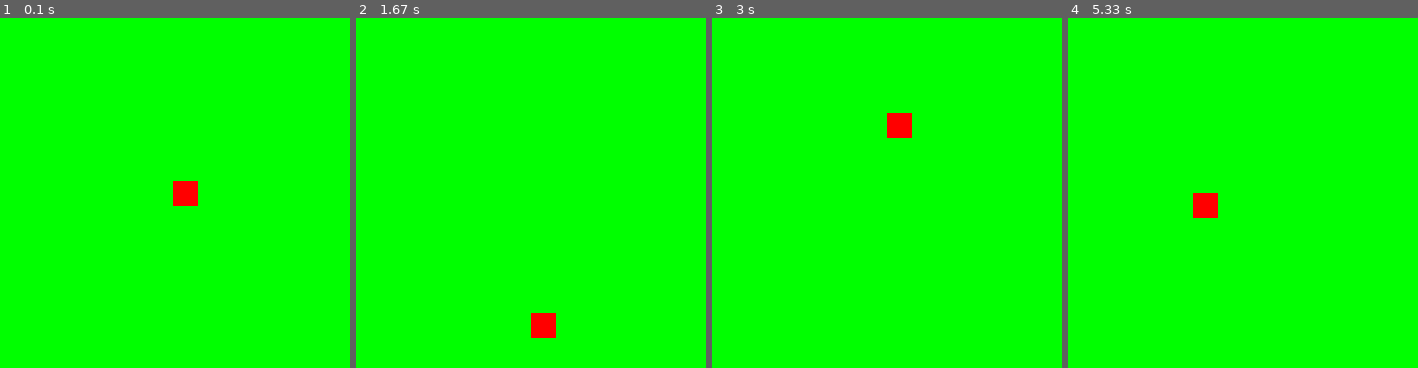
Above: before the commit, frames 1-4 (left to right).
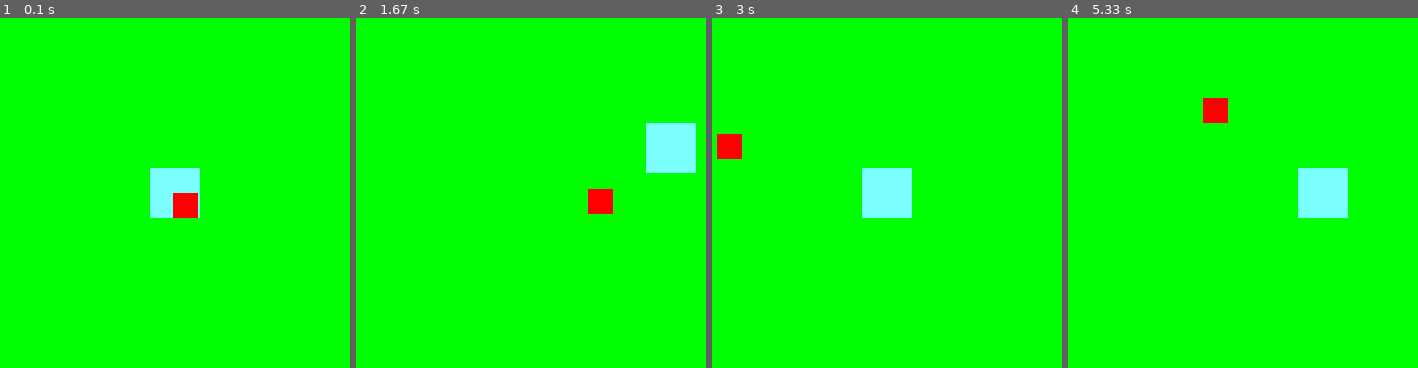
Above: after the commit, the same moments.

Repository: JLew15/Python
Game: pygame game, started from PyGameTemplate/main.py
Two runs of this game, one before a commit and one after it. Both use one fixed random seed, a clock stepped at 60 frames per second and the inputs below.
Inputs:
- Up to frame 1 (0.1 s): no input
- Up to frame 2 (1.67 s): hold Right 0.33-0.8 s; hold Up 0.83-1.13 s; hold Right 1.17-1.63 s
- Up to frame 3 (3 s): hold Left 1.67-2.2 s; hold Down 2.23-2.53 s; hold Left 2.57-2.97 s
- Up to frame 4 (5.33 s): hold Up 3-3.37 s; hold Right 3.4-4.03 s; hold Down 4.07-4.43 s; hold Left 4.47-4.93 s; hold Right from 4.97 s (still down)

The runs differ from the first frame. In frame 1, 1.8% of the frame differs, in the area x 42-58%, y 42-58%; in frame 2, 3.1%, in the area x 50-98%, y 30-92%; in frame 3, 3.1%; in frame 4, 3.1%.

Commit message:
32628 Mon 03/01/2021 10:15

Diff:
--- a/PyGameTemplate/main.py
+++ b/PyGameTemplate/main.py
@@ -1,37 +1,46 @@
+import math
 import random
 import pygame
 
-class Player(pygame.sprite.Sprite):
+class NPC(pygame.sprite.Sprite):
     def __init__(self):
-        super(Player, self).__init__()
+        super(NPC, self).__init__()
         self.image = pygame.Surface((25, 25))
         self.image.fill(RED)
         self.rect = self.image.get_rect()
         self.rect.center = (WIDTH/2, HEIGHT/2)
         self.speedX = 5
+        self.speedY = 6
+        self.angle = 0
+        self.doCircle = False
+
+    def update(self):
+        if self.rect.right >= WIDTH-1 or self.rect.left <= 1:
+            self.speedX = -self.speedX
+            if self.speedX < 0:
+                self.speedX -= 1
+            else:
+                self.speedX += 1
+        if self.rect.bottom >= HEIGHT-1 or self.rect.top <=1:
+            self.speedY = -self.speedY
+            if self.speedY < 0:
+                self.speedY -= 1
+            else:
+                self.speedY += 1
+        self.rect.x += self.speedX
+        self.rect.y += self.speedY
+
+class Player(pygame.sprite.Sprite):
+    def __init__(self):
+        super(Player, self).__init__()
+        self.image = pygame.Surface((50, 50))
+        self.image.fill(SKYBLUE)
+        self.rect = self.image.get_rect()
+        self.rect.center = (WIDTH/2, HEIGHT/2)
+        self.speedX = 0
         self.speedY = 0
 
     def update(self):
-        if self.rect.left > WIDTH:
-            self.rect.top = HEIGHT
-            self.rect.x = WIDTH/2
-            self.speedX = 0
-            self.speedY = -5
-        if self.rect.right < 0:
-            self.rect.bottom = 0
-            self.rect.x = WIDTH/2
-            self.speedX = 0
-            self.speedY = 5
-        if self.rect.top > HEIGHT:
-            self.rect.left = 0
-            self.rect.y = HEIGHT/2
-            self.speedX = 5
-            self.speedY = 0
-        if self.rect.bottom < 0:
-            self.rect.left = WIDTH
-            self.rect.y = HEIGHT/2
-            self.speedX = -5
-            self.speedY = 0
         self.rect.x += self.speedX
         self.rect.y += self.speedY
 
@@ -65,12 +74,44 @@
 mobGroup = pygame.sprite.Group()
 
 player = Player()
+npc = NPC()
 
 allSprites.add(player)
+allSprites.add(npc)
+playersGroup.add(player)
+mobGroup.add(npc)
 
 while running:
     clock.tick(FPS)
     for event in pygame.event.get():
+        if event.type == pygame.KEYDOWN:
+            if event.key == pygame.K_LEFT:
+                player.speedX = -5
+            if event.key == pygame.K_RIGHT:
+                player.speedX = 5
+            if event.key == pygame.K_UP:
+                player.speedY = -5
+            if event.key == pygame.K_DOWN:
+                player.speedY = 5
+        if event.type == pygame.KEYUP:
+            if event.key == pygame.K_LEFT:
+                player.speedX = -0
+            if event.key == pygame.K_RIGHT:
+                player.speedX = 0
+            if event.key == pygame.K_UP:
+                player.speedY = -0
+            if event.key == pygame.K_DOWN:
+                player.speedY = 0
+
+        # if event.type == pygame.KEYDOWN:
+        #     if event.key == pygame.K_LEFT:
+        #         player.rect.x -= 50
+        #     if event.key == pygame.K_RIGHT:
+        #         player.rect.x += 50
+        #     if event.key == pygame.K_UP:
+        #         player.rect.y -= 50
+        #     if event.key == pygame.K_DOWN:
+        #         player.rect.y += 50
         if event.type == pygame.QUIT:
             running = False
 
Not shown, added: PyGameTemplate/ex
